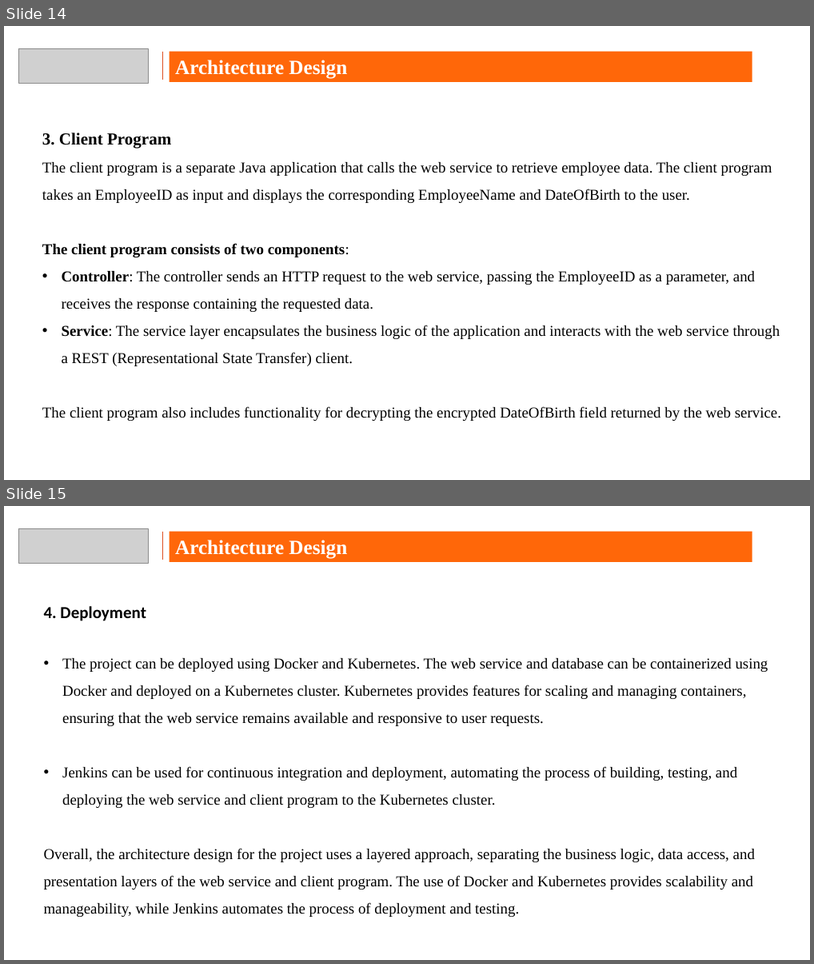
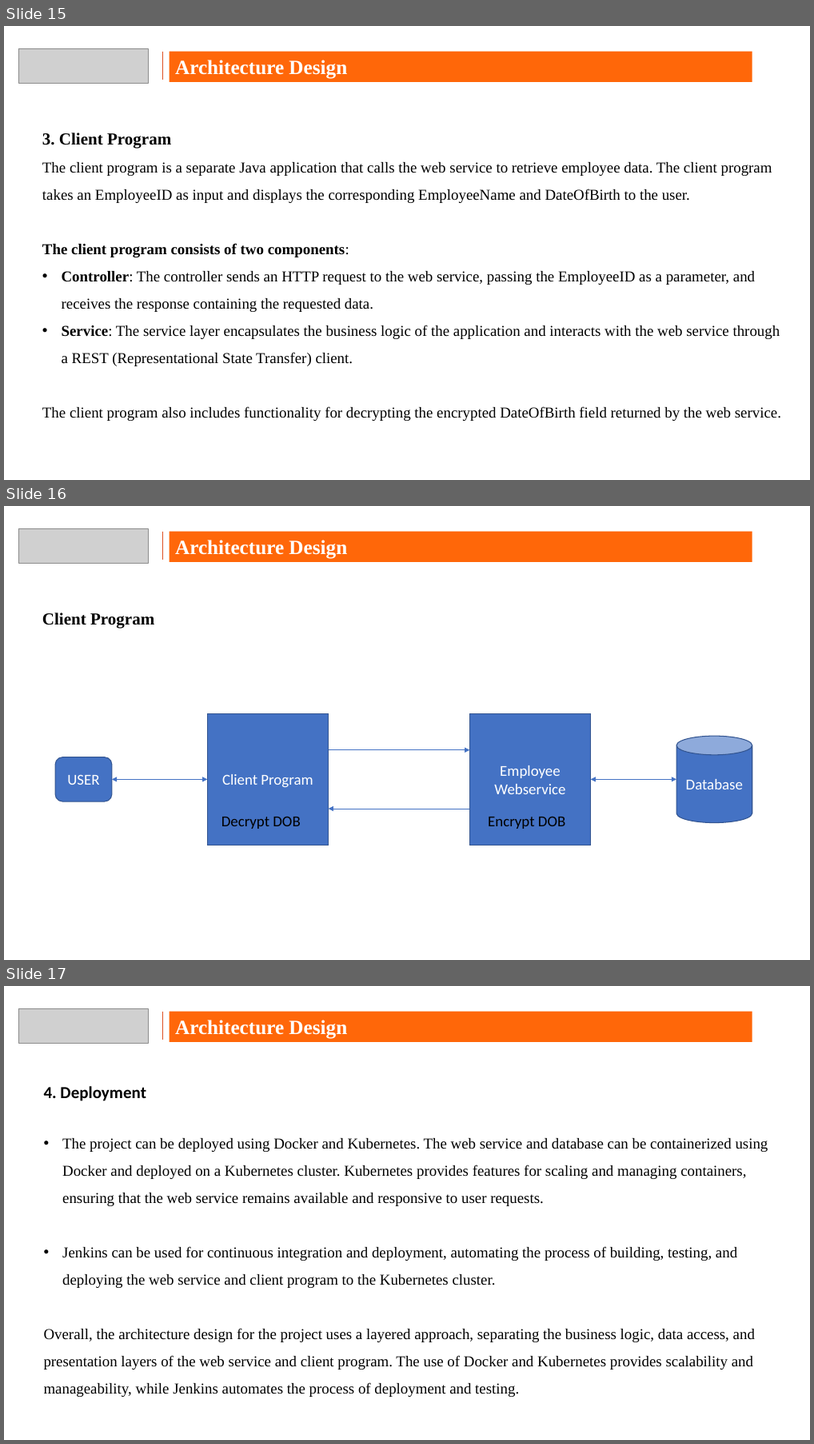
Before and after one commit to bharath210/HDFC_Capstone, a slide deck: Capstone_presentation.pptx. Shown one above the other, each under a label of ours: slides 14 and 15 before the commit, slides 15, 16 and 17 after it. The pictures are 814x964 and 814x1444 pixels, drawn with LibreOffice and Linux fonts; fonts in the diff are those of the drawing; grey boxes stand for pictures; background and template pictures are left out. Boxes give left, top, right and bottom in pixels: in the first picture for what was removed or moved away, otherwise in the second. Text is boxed around its words. In the diff, an @@ line names an element or a change of style, - is before the commit and + after.

```diff
--- a/Capstone_presentation.pptx
+++ b/Capstone_presentation.pptx
@@ slide 16 added at [4, 506, 810, 960], background picture (left out) @@
@@ picture added at [18, 528, 149, 563] @@
@@ line added from (163, 532) to (163, 560), #DD4F22 1 pt @@
@@ rectangle added at [169, 532, 752, 562], fill #FF6709, 24 pt, text #FFFFFF, bold @@
+Architecture Design
@@ text added at [42, 612, 154, 628], 20 pt, text #000000, bold @@
+Client Program
@@ rectangle added at [207, 713, 328, 845], fill #4472C4, outline #325491 1 pt, 18 pt, text #FFFFFF @@
+Client Program
@@ rectangle added at [470, 713, 591, 845], fill #4472C4, outline #325491 1 pt, 18 pt, text #FFFFFF @@
+Employee Webservice
@@ cylinder added at [677, 736, 752, 822], fill #4472C4, outline #325491 1 pt, 18 pt, text #FFFFFF @@
+Database
@@ rounded rectangle added at [55, 757, 112, 801], fill #4472C4, outline #325491 1 pt, 18 pt, text #FFFFFF @@
+USER
@@ arrow added from (328, 750) to (470, 750), #4472C4 0.5 pt @@
@@ double arrow added from (112, 780) to (207, 780), #4472C4 0.5 pt @@
@@ double arrow added from (591, 780) to (677, 780), #4472C4 0.5 pt @@
@@ text added at [222, 816, 300, 828], 18 pt, text #000000 @@
+Decrypt DOB
@@ arrow added from (470, 808) to (328, 808), #4472C4 0.5 pt @@
@@ text added at [488, 816, 566, 828], 18 pt, text #000000 @@
+Encrypt DOB
@@ what was slide 14 is now slide 15 @@
@@ what was slide 15 is now slide 17 @@
```
Also in this commit, not shown: 1 slide changed, 1 other slide added, 1 other file.
